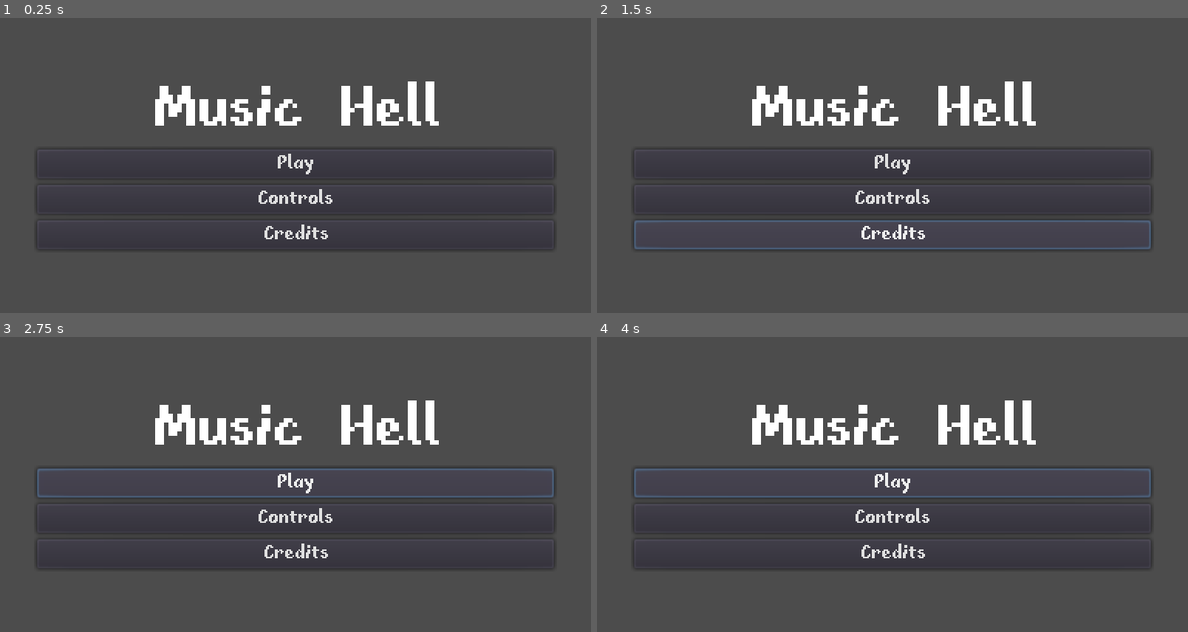
Above: before the commit, frames 1-4 (two rows, left to right).
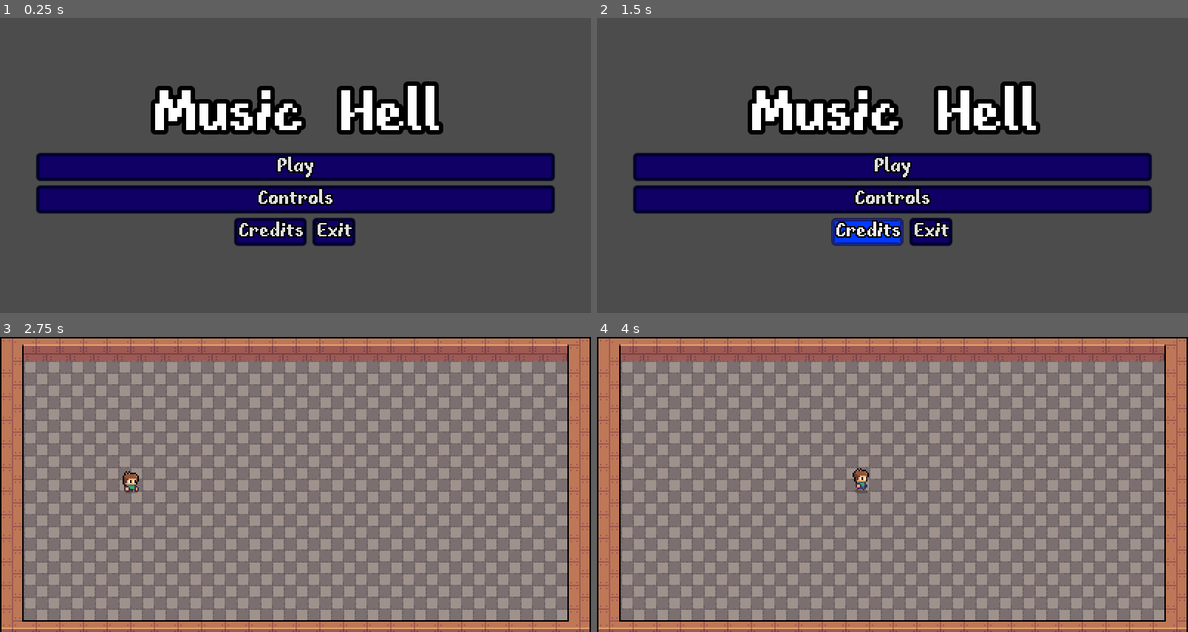
Above: after the commit, the same moments.

Repository: nicolassantibanez/music-hell
Game: Godot game, scene res://scenes/ui/main_menu.tscn
The game is run twice, just before and just after one commit, with the same random seed, the same clock (stepped at 60 frames per second) and the same inputs. This scene is started directly instead of the project's main scene.
Inputs (mouse positions are in pixels of both pictures, inside the frame that each line leads up to):
- Up to frame 1 (0.25 s): no input
- Up to frame 2 (1.5 s): click "Controls" at 0.5 s; click "Credits" at 1.25 s
- Up to frame 3 (2.75 s): click "Play" at 2 s
- Up to frame 4 (4 s): click (892, 484) at 2.75 s, where only the run before the commit has a clickable "Play"; move the mouse to (1022, 469) at 3.52 s; hold D (move_right) from 3.53 s (still down); click (1022, 469) at 3.67 s

The runs differ from the first frame. In frame 1, 23% of the frame differs, in the area x 6-94%, y 21-79%; in frame 2, 24%; in frame 3, 100%, in the area x 0-100%, y 0-100%; in frame 4, 100%.

Commit message:
cambios asociados

Diff:
--- a/resources/theme1.tres
+++ b/resources/theme1.tres
@@ -1,12 +1,42 @@
-[gd_resource type="Theme" load_steps=3 format=2]
+[gd_resource type="Theme" load_steps=5 format=2]
 
 [ext_resource path="res://assets/fonts/fibberish.ttf" type="DynamicFontData" id=1]
 
+[sub_resource type="StyleBoxFlat" id=2]
+bg_color = Color( 0, 0.227451, 1, 1 )
+border_width_left = 2
+border_width_top = 2
+border_width_right = 2
+border_width_bottom = 2
+border_color = Color( 0.0509804, 0, 0.333333, 1 )
+corner_radius_top_left = 2
+corner_radius_top_right = 2
+corner_radius_bottom_right = 2
+corner_radius_bottom_left = 2
+
+[sub_resource type="StyleBoxFlat" id=3]
+bg_color = Color( 0.0666667, 0, 0.4, 1 )
+border_width_left = 2
+border_width_top = 2
+border_width_right = 2
+border_width_bottom = 2
+border_color = Color( 0, 0.00784314, 0.184314, 1 )
+corner_radius_top_left = 2
+corner_radius_top_right = 2
+corner_radius_bottom_right = 2
+corner_radius_bottom_left = 2
+shadow_size = 1
+
 [sub_resource type="DynamicFont" id=1]
+outline_size = 1
+outline_color = Color( 0, 0, 0, 1 )
 font_data = ExtResource( 1 )
 
 [resource]
 default_font = SubResource( 1 )
+Button/styles/hover = SubResource( 2 )
+Button/styles/normal = SubResource( 3 )
+HBoxContainer/constants/separation = 5
 MarginContainer/constants/margin_bottom = 25
 MarginContainer/constants/margin_left = 25
 MarginContainer/constants/margin_right = 25
--- a/scenes/ui/main_menu.tscn
+++ b/scenes/ui/main_menu.tscn
@@ -1,22 +1,26 @@
-[gd_scene load_steps=4 format=2]
+[gd_scene load_steps=5 format=2]
 
 [ext_resource path="res://assets/fonts/fibberish.ttf" type="DynamicFontData" id=1]
 [ext_resource path="res://resources/theme1.tres" type="Theme" id=2]
+[ext_resource path="res://scripts/main_menu.gd" type="Script" id=3]
 
 [sub_resource type="DynamicFont" id=1]
 size = 48
+outline_size = 3
+outline_color = Color( 0, 0, 0, 1 )
 font_data = ExtResource( 1 )
 
 [node name="MainMenu" type="MarginContainer"]
 anchor_right = 1.0
 anchor_bottom = 1.0
 theme = ExtResource( 2 )
+script = ExtResource( 3 )
 
 [node name="VBoxContainer" type="VBoxContainer" parent="."]
 margin_left = 25.0
-margin_top = 43.0
+margin_top = 46.0
 margin_right = 375.0
-margin_bottom = 157.0
+margin_bottom = 154.0
 size_flags_horizontal = 5
 size_flags_vertical = 4
 
@@ -27,20 +31,35 @@
 text = "Music Hell"
 align = 1
 
-[node name="Button" type="Button" parent="VBoxContainer"]
+[node name="PLay" type="Button" parent="VBoxContainer"]
 margin_top = 46.0
 margin_right = 350.0
-margin_bottom = 66.0
+margin_bottom = 64.0
 text = "Play"
 
-[node name="Button2" type="Button" parent="VBoxContainer"]
-margin_top = 70.0
+[node name="Controls" type="Button" parent="VBoxContainer"]
+margin_top = 68.0
 margin_right = 350.0
-margin_bottom = 90.0
+margin_bottom = 86.0
 text = "Controls"
 
-[node name="Button3" type="Button" parent="VBoxContainer"]
-margin_top = 94.0
-margin_right = 350.0
-margin_bottom = 114.0
+[node name="HBoxContainer" type="HBoxContainer" parent="VBoxContainer"]
+margin_left = 134.0
+margin_top = 90.0
+margin_right = 215.0
+margin_bottom = 108.0
+size_flags_horizontal = 4
+
+[node name="Credits" type="Button" parent="VBoxContainer/HBoxContainer"]
+margin_right = 48.0
+margin_bottom = 18.0
 text = "Credits"
+
+[node name="Exit" type="Button" parent="VBoxContainer/HBoxContainer"]
+margin_left = 53.0
+margin_right = 81.0
+margin_bottom = 18.0
+text = "Exit"
+__meta__ = {
+"_editor_description_": ""
+}
--- /dev/null
+++ b/scripts/main_menu.gd
@@ -0,0 +1,25 @@
+extends MarginContainer
+
+onready var play = $VBoxContainer/PLay
+onready var controls = $VBoxContainer/Controls
+onready var credits = $VBoxContainer/HBoxContainer/Credits
+onready var exit = $VBoxContainer/HBoxContainer/Exit
+
+
+func _ready():
+	play.connect("pressed", self, "_on_play_pressed")
+	exit.connect("pressed", self, "_on_exit_pressed")
+	credits.connect("pressed", self, "_on_credits_pressed")
+	controls.connect("pressed", self, "_on_controls_pressed")
+
+func _on_play_pressed():
+	get_tree().change_scene("res://scenes/level_01.tscn")
+
+func _on_credits_pressed():
+	pass
+
+func _on_controls_pressed():
+	pass
+
+func _on_exit_pressed():
+	get_tree().quit()
Binary file added: assets/Fondo/4 Walls, Floor & Doors.png
Not shown, added: assets/Fondo/4 Walls, Floor & Doors.png.import
Binary file added: assets/Fondo/Carpets 4.png
Not shown, added: assets/Fondo/Carpets 4.png.import
